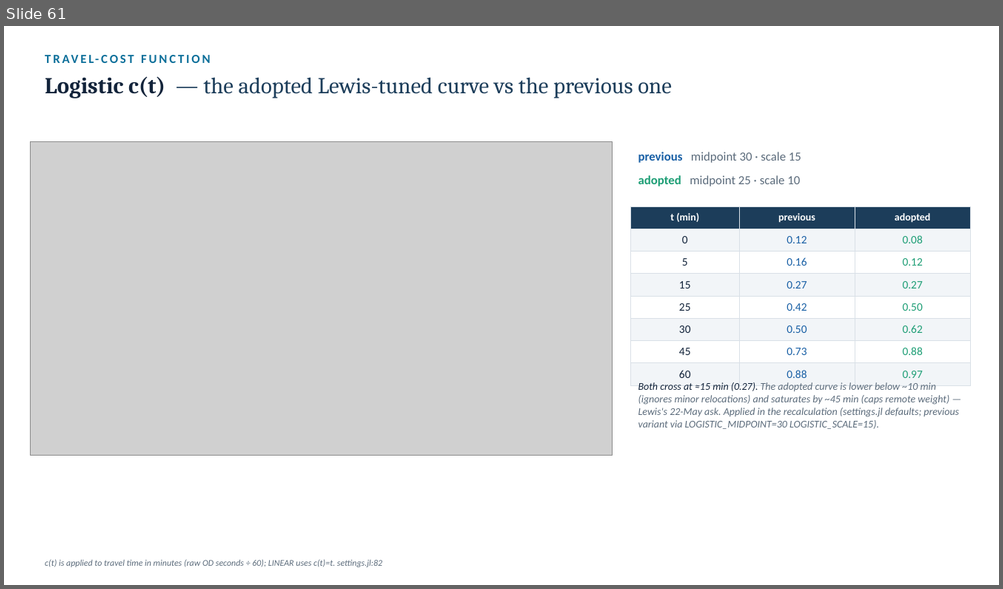
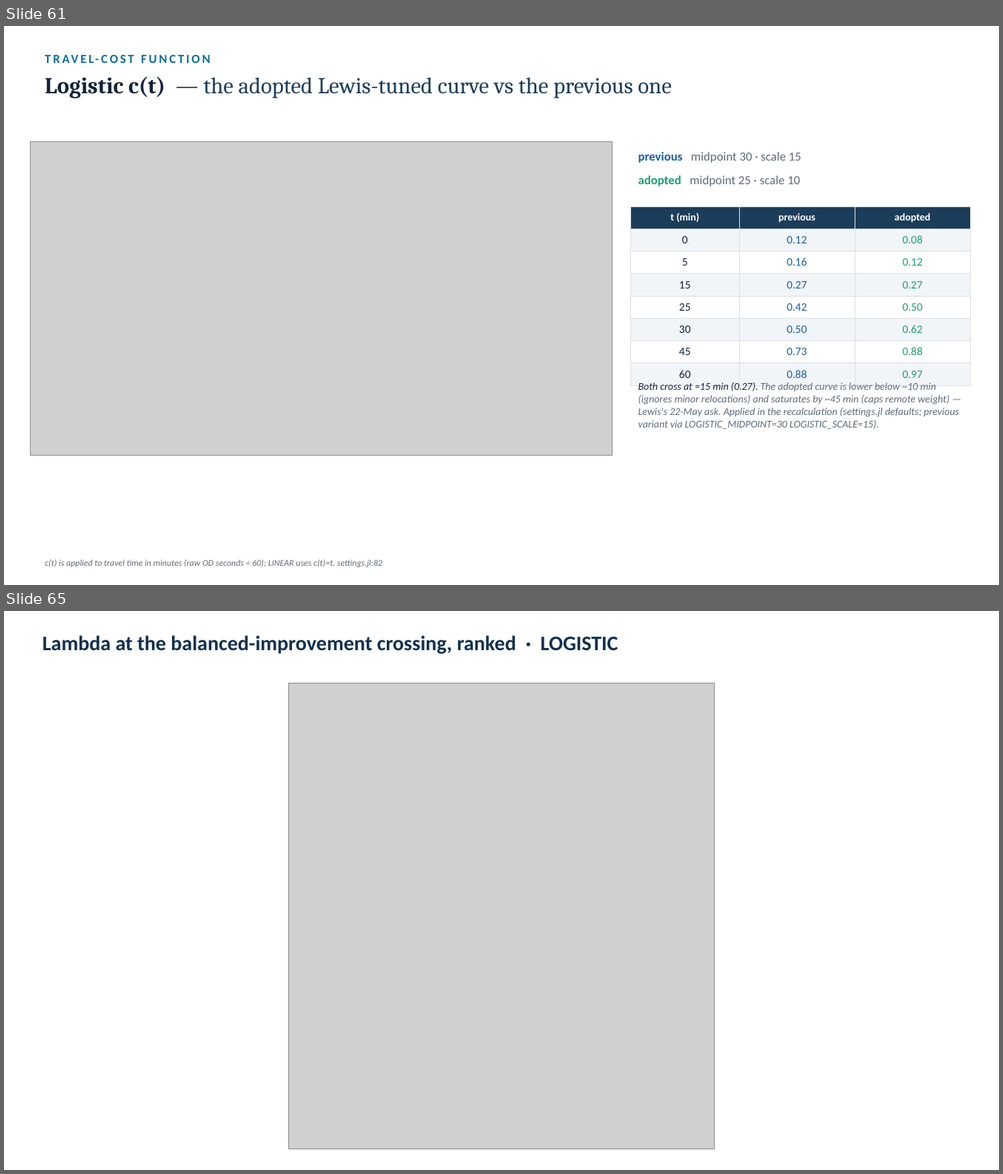
Before and after one commit to ObjectVision/NetworkModel_EU, a slide deck: doc/lambda_sweep5.pptx. Shown one above the other, each under a label of ours: slide 61 before the commit, slides 61 and 65 after it; the slides between them are not shown. The pictures are 1003x589 and 1003x1174 pixels, drawn with LibreOffice and Linux fonts; fonts in the diff are those of the drawing; grey boxes stand for pictures. Boxes give left, top, right and bottom in pixels: in the first picture for what was removed or moved away, otherwise in the second. Text is boxed around its words. In the diff, an @@ line names an element or a change of style, - is before the commit and + after.

```diff
--- a/doc/lambda_sweep5.pptx
+++ b/doc/lambda_sweep5.pptx
@@ slide 65 added at (4,611,999,1170), background #FFFFFF @@
@@ text added at (42,635,618,654), 20 pt, text #103050, bold @@
+Lambda at the balanced-improvement crossing, ranked · LOGISTIC
@@ picture added at (288,684,714,1150) @@
```
Also in this commit, not shown: 5 other slides added.
